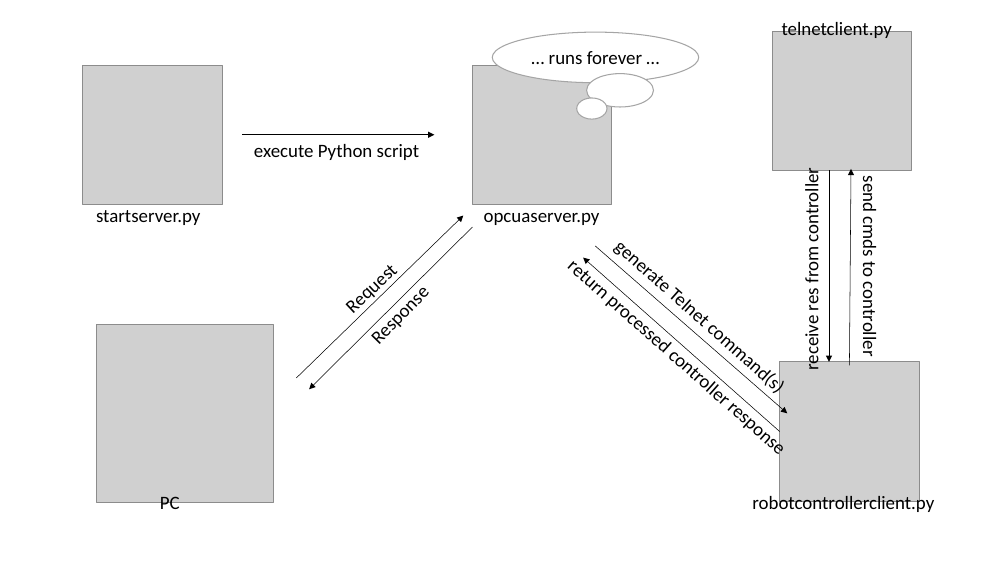
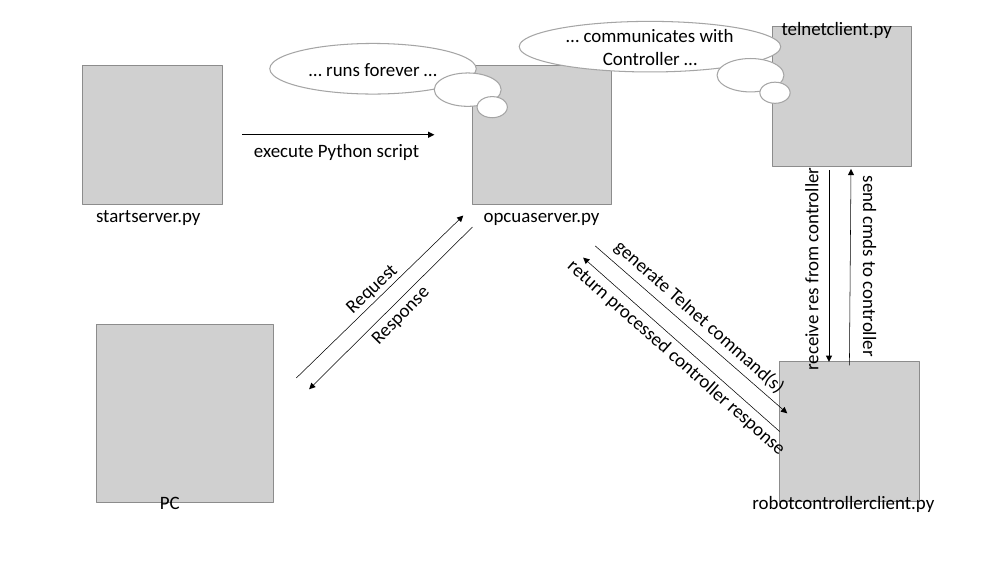
Before and after one commit to Oidlichtnwoada/OpcUaServerWrapper, a slide deck: slide 6 of presentation/presentation.pptx. Drawn at 1008x567 pixels with LibreOffice and Linux fonts; fonts in the diff are those of the drawing; grey boxes stand for pictures. Boxes give left, top, right and bottom in pixels: in the first picture for what was removed or moved away, otherwise in the second. Text is boxed around its words. In the diff, an @@ line names an element or a change of style, - is before the commit and + after.

Commit message:
improved presentation

```diff
--- a/presentation/presentation.pptx
+++ b/presentation/presentation.pptx
@@ ellipse added at <box>520,21,781,72</box>, fill #FFFFFF, outline #A5A5A5 1 pt, 18 pt, text #000000 @@
+… communicates with Controller …
@@ picture: place and size @@
-picture at <box>772,31,911,170</box>
+picture at <box>772,27,911,166</box>
@@ ellipse "… runs forever …": place and size @@
-ellipse "… runs forever …" at <box>492,33,699,83</box>
+ellipse "… runs forever …" at <box>270,44,476,95</box>
@@ ellipse added at <box>717,58,783,91</box>, fill #FFFFFF, outline #A5A5A5 1 pt @@
@@ ellipse: place and size @@
-ellipse at <box>587,73,653,107</box>
+ellipse at <box>434,73,501,107</box>
@@ ellipse added at <box>760,82,790,104</box>, fill #FFFFFF, outline #A5A5A5 1 pt @@
@@ ellipse: place and size @@
-ellipse at <box>577,98,607,119</box>
+ellipse at <box>477,97,507,118</box>
```
Also in this commit, not shown: 3 other slides changed, 2 other files.
